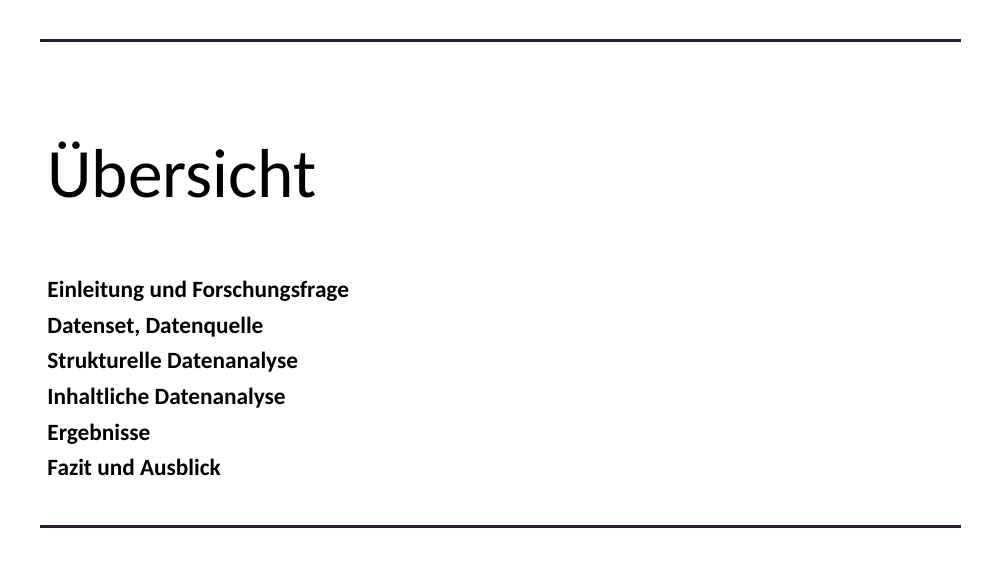
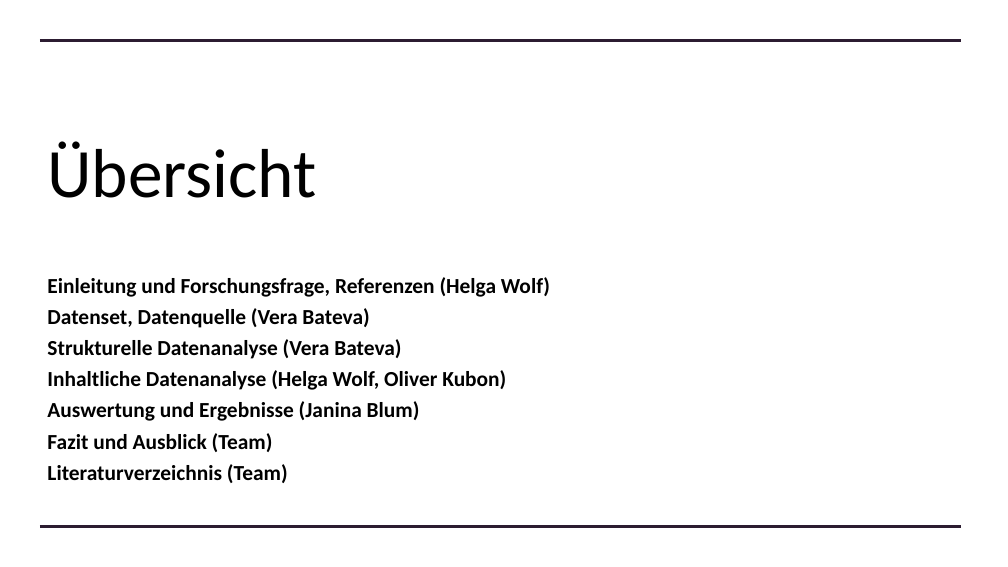
Before and after one commit to okubon/turbo-broccoli, a slide deck: slide 2 of pruefungsleistung/DIS25_Pruefungsleistung1_TheGitGangTheory.pptx. Drawn at 1008x567 pixels with LibreOffice and Linux fonts; fonts in the diff are those of the drawing. Boxes give left, top, right and bottom in pixels: in the first picture for what was removed or moved away, otherwise in the second. Text is boxed around its words. In the diff, an @@ line names an element or a change of style, - is before the commit and + after.

Commit message:
Update DIS25_Pruefungsleistung1_TheGitGangTheory.pptx
Inhaltsverzeichnis angepasst und namentliche Zuordnung Einzelteile

```diff
--- a/pruefungsleistung/DIS25_Pruefungsleistung1_TheGitGangTheory.pptx
+++ b/pruefungsleistung/DIS25_Pruefungsleistung1_TheGitGangTheory.pptx
@@ text at [47, 277, 550, 483]: text changed; size 22.2 to 20.4 pt @@
-Einleitung und Forschungsfrage
-Datenset, Datenquelle
-Strukturelle Datenanalyse
-Inhaltliche Datenanalyse
-Ergebnisse
-Fazit und Ausblick
+Einleitung und Forschungsfrage, Referenzen (Helga Wolf)
+Datenset, Datenquelle (Vera Bateva)
+Strukturelle Datenanalyse (Vera Bateva)
+Inhaltliche Datenanalyse (Helga Wolf, Oliver Kubon)
+Auswertung und Ergebnisse (Janina Blum)
+Fazit und Ausblick (Team)
+Literaturverzeichnis (Team)
```
